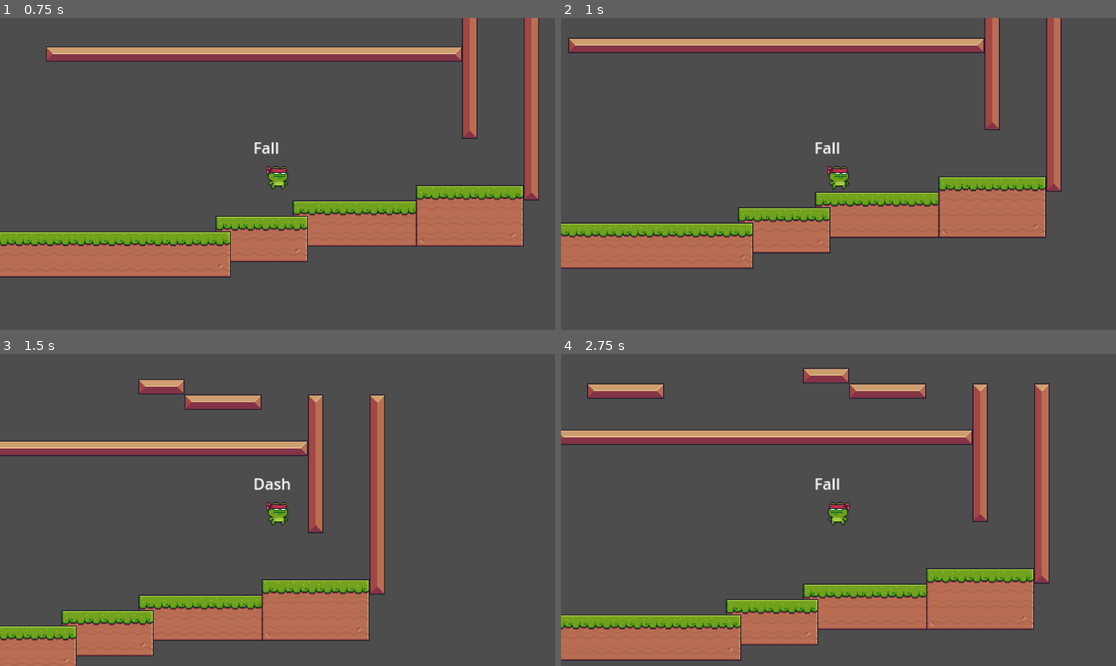
Above: before the commit, frames 1-4 (two rows, left to right).
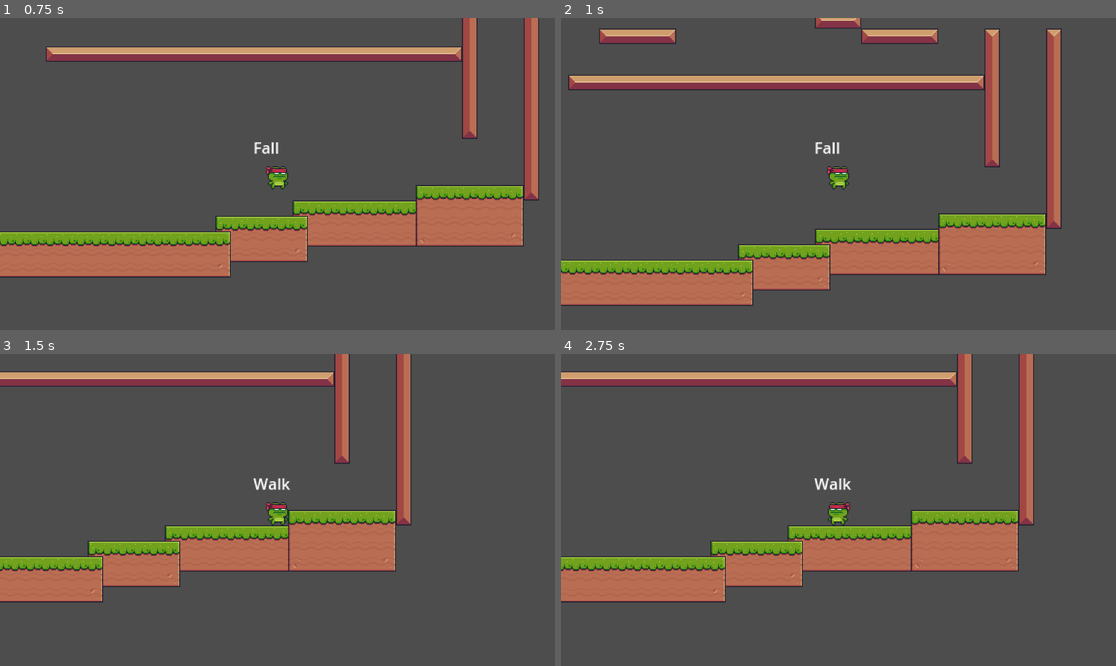
Above: after the commit, the same moments.

Repository: sschellhoff/godot_platformer
Game: Godot game, scene res://Game.tscn
Same seed, same stepped clock (60 frames per second), same inputs: the game is played once before the commit and once after it.
Inputs:
- Up to frame 1 (0.75 s): tap Enter (dash) at 0.5 s; hold T (right) from 0.53 s (still down); tap Space (jump) at 0.6 s
- Up to frame 2 (1 s): keep holding T (right); tap Space (jump) at 0.77 s
- Up to frame 3 (1.5 s): keep holding T (right); tap Space (jump) at 1.07 s; tap Enter (dash) at 1.35 s
- Up to frame 4 (2.75 s): tap Space (jump) at 1.52, 1.55, 1.82, 2.1 s; release T (right) at 2.03 s; hold R (left) from 2.03 s (still down)

Frame 1 is identical in both runs. In frame 2, 33% of the frame differs, in the area x 0-91%, y 0-93%; in frame 3, 34%; in frame 4, 41%, in the area x 0-88%, y 0-99%.

Commit message:
added double jump

Diff:
--- a/PlayerState.gd
+++ b/PlayerState.gd
@@ -15,12 +15,12 @@
 	request_transition("Fall" , {coyote = with_coyote})
 
 
-func request_jump() -> void:
-	request_transition("Fall", {jump = true})
+func request_jump(jump_number := 0) -> void:
+	request_transition("Fall", {jump = jump_number})
 
 
 func request_wall_jump(speed: float) -> void:
-	request_transition("Fall", {jump = true, speed = speed})
+	request_transition("Fall", {jump = 0, speed = speed})
 
 
 func request_dash(direction: float) -> void:
--- a/fall.gd
+++ b/fall.gd
@@ -2,6 +2,8 @@
 
 
 const JUMP_STRENGTH := 400
+
+const MAX_JUMPS := 2
 
 const JUMP_CAP_FACTOR := 0.2
 const JUMP_RELEASE_STRENGTH := 10
@@ -13,7 +15,7 @@
 const SPEED = 160
 
 const COYOTE_TIME := 0.5
-const EARLY_JUMP_TIME := 0.5
+const EARLY_JUMP_TIME := 0.05
 
 
 var coyote_timer: Timer
@@ -28,6 +30,8 @@
 var can_cap_jump := false
 
 var was_on_wall := false
+
+var jump_number := MAX_JUMPS
 
 func _ready():
 	coyote_timer = Timer.new()
@@ -45,9 +49,10 @@
 
 
 func enter(data:= {}) -> void:
-	if data.has("jump") && data.get("jump") == true:
+	if data.has("jump"):
 		entity.velocity.y = -JUMP_STRENGTH
 		can_cap_jump = true
+		jump_number = data.get("jump")
 		if data.has("speed"):
 			entity.velocity.x = data.get("speed")
 			is_forced_speed = true
@@ -66,6 +71,7 @@
 	is_forced_speed = false
 	can_cap_jump = false
 	was_on_wall = false
+	jump_number = MAX_JUMPS
 
 
 func physic(delta: float) -> void:
@@ -88,8 +94,11 @@
 	elif on_wall() && want_move_horizontal():
 		request_wall()
 	elif want_jump():
-		buffered_jump_timer.start(EARLY_JUMP_TIME)
-		is_jump_buffered = true
+		if jump_number + 1 < MAX_JUMPS:
+			request_jump(jump_number + 1)
+		else:
+			buffered_jump_timer.start(EARLY_JUMP_TIME)
+			is_jump_buffered = true
 	elif want_and_can_dash():
 		request_dash(get_horizontal_input_strength())
 	elif entity.is_on_floor():
